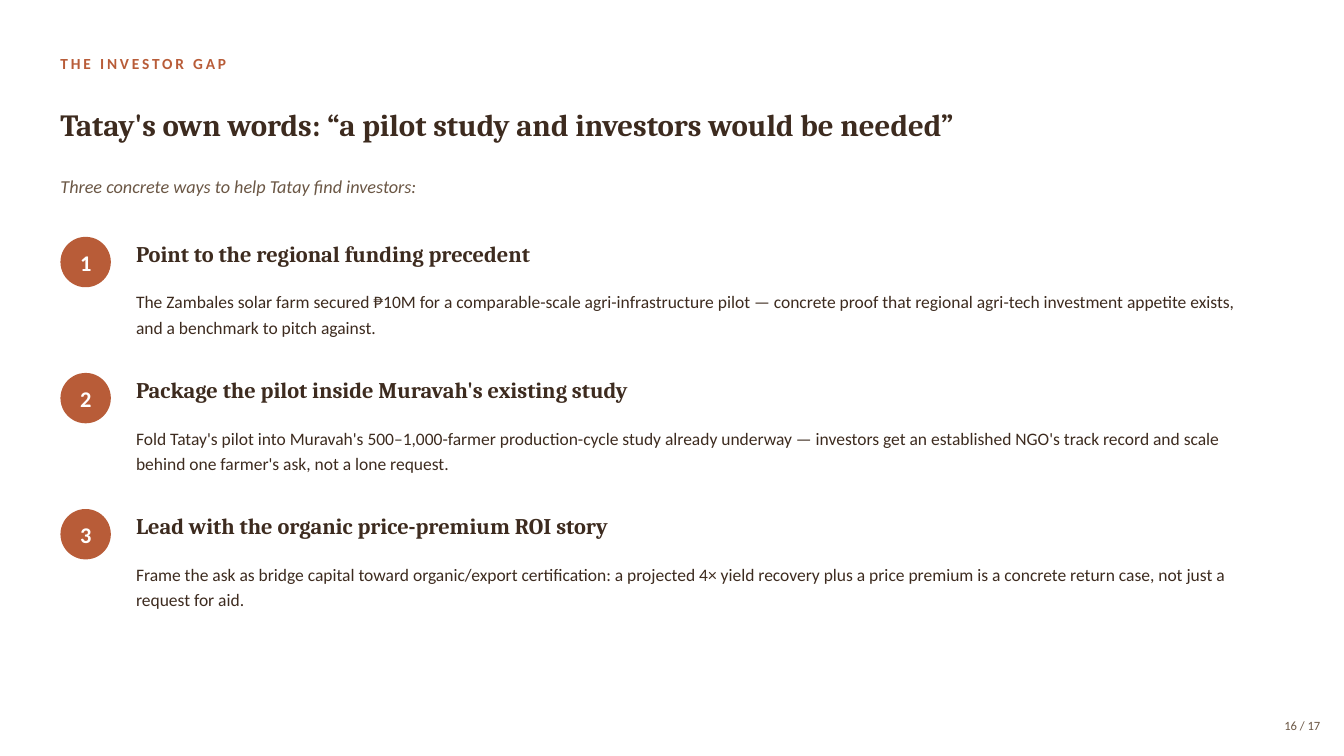
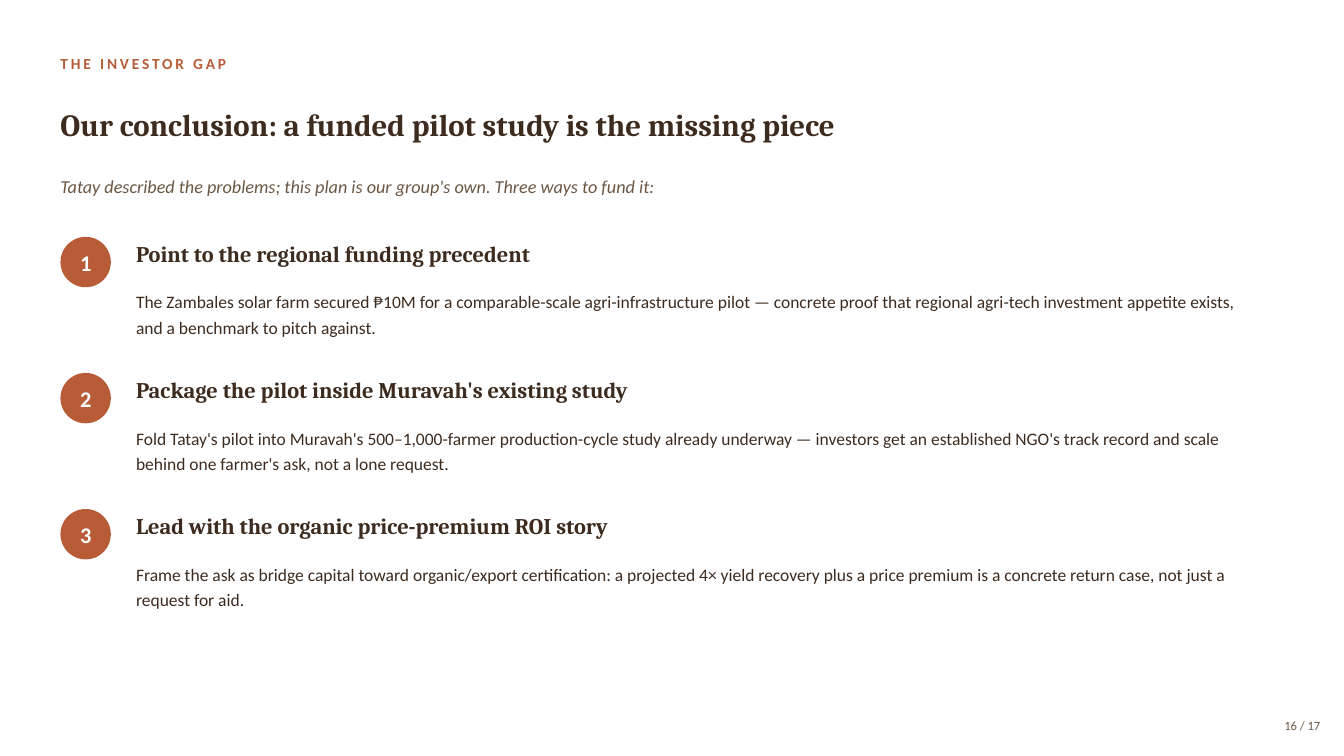
Before and after one commit to Abdullah-Nasir-Chowdhury/cacao-bicol-field-tools, a slide deck: slide 16 of Bicol-Cacao-Pitch.pptx. Drawn at 1344x756 pixels with LibreOffice and Linux fonts; fonts in the diff are those of the drawing. Boxes give left, top, right and bottom in pixels: in the first picture for what was removed or moved away, otherwise in the second. Text is boxed around its words. In the diff, an @@ line names an element or a change of style, - is before the commit and + after.

```diff
--- a/Bicol-Cacao-Pitch.pptx
+++ b/Bicol-Cacao-Pitch.pptx
@@ text at <box>60,114,834,143</box>: text changed @@
-Tatay's own words: “a pilot study and investors would be needed”
+Our conclusion: a funded pilot study is the missing piece
@@ text at <box>60,180,654,196</box>: text changed @@
-Three concrete ways to help Tatay find investors:
+Tatay described the problems; this plan is our group's own. Three ways to fund it:
```
Also in this commit, not shown: 9 other files.
